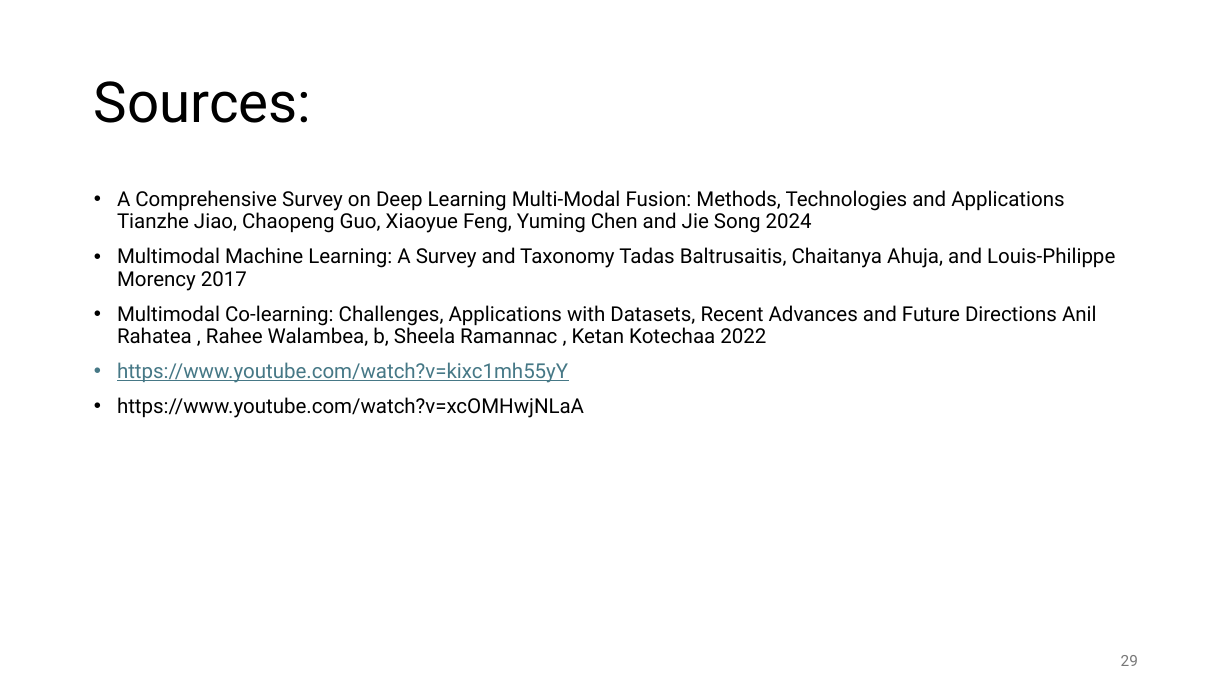
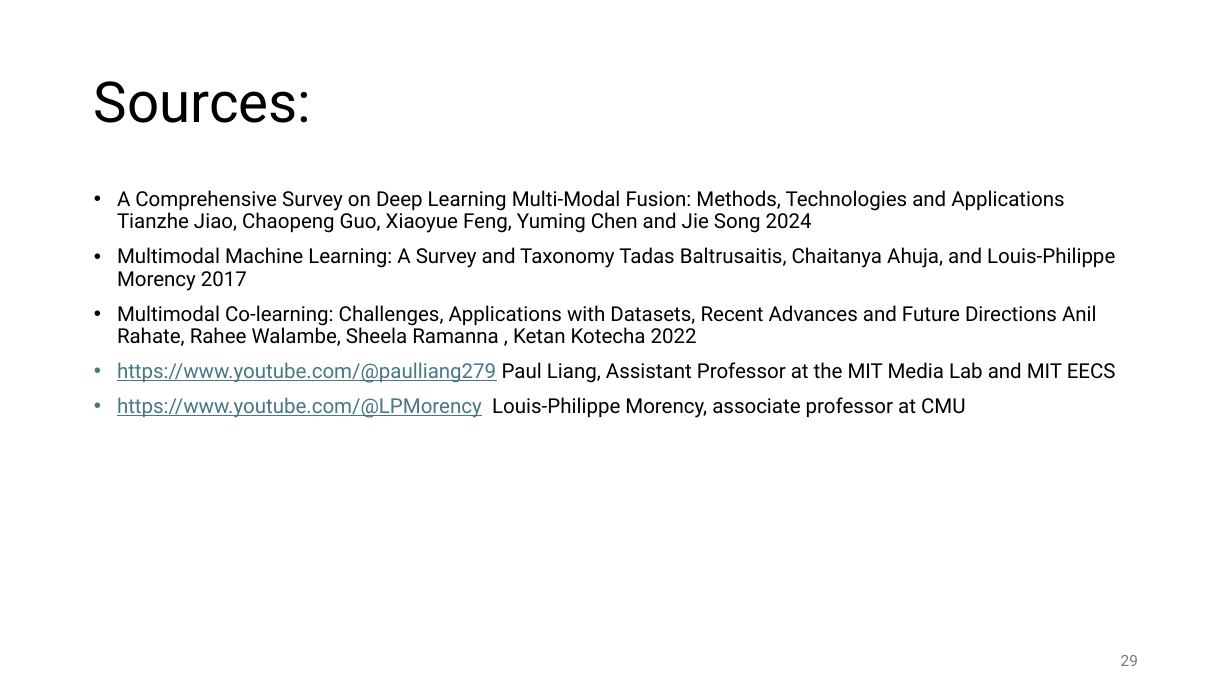
Before and after one commit to IzowRM/Stage-Cetic, a slide deck: slide 29 of Doc Slide/Presentation_du_27_01.pptx. Drawn at 1232x693 pixels with LibreOffice and Linux fonts; fonts in the diff are those of the drawing. Boxes give left, top, right and bottom in pixels: in the first picture for what was removed or moved away, otherwise in the second. Text is boxed around its words. In the diff, an @@ line names an element or a change of style, - is before the commit and + after.

```diff
--- a/Doc Slide/Presentation_du_27_01.pptx
+++ b/Doc Slide/Presentation_du_27_01.pptx
@@ text at (x1=117, y1=305, x2=1116, y2=418): text changed @@
-• Multimodal Co-learning: Challenges, Applications with Datasets, Recent Advances and Future Directions Anil Rahatea , Rahee Walambea, b, Sheela Ramannac , Ketan Kotechaa 2022
-• https://www.youtube.com/watch?v=kixc1mh55yY
-• https://www.youtube.com/watch?v=xcOMHwjNLaA
+• Multimodal Co-learning: Challenges, Applications with Datasets, Recent Advances and Future Directions Anil Rahate, Rahee Walambe, Sheela Ramanna , Ketan Kotecha 2022
+• https://www.youtube.com/@paulliang279 Paul Liang, Assistant Professor at the MIT Media Lab and MIT EECS
+• https://www.youtube.com/@LPMorency Louis-Philippe Morency, associate professor at CMU
```
Also in this commit, not shown: 13 other slides changed, 7 other files.
